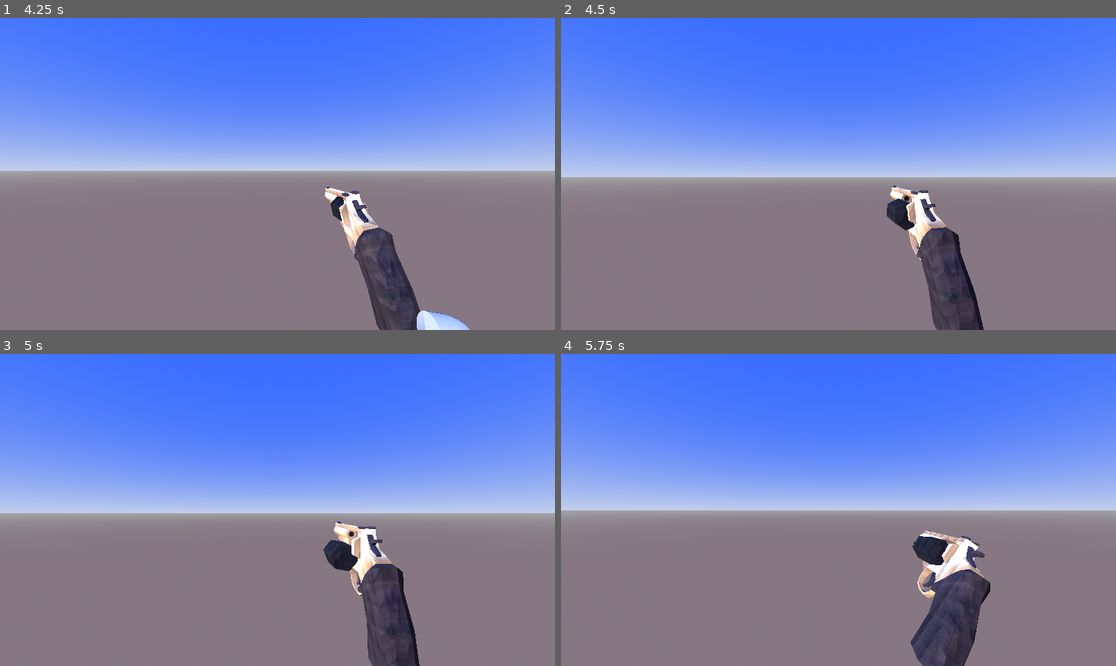
Above: before the commit, frames 1-4 (two rows, left to right).
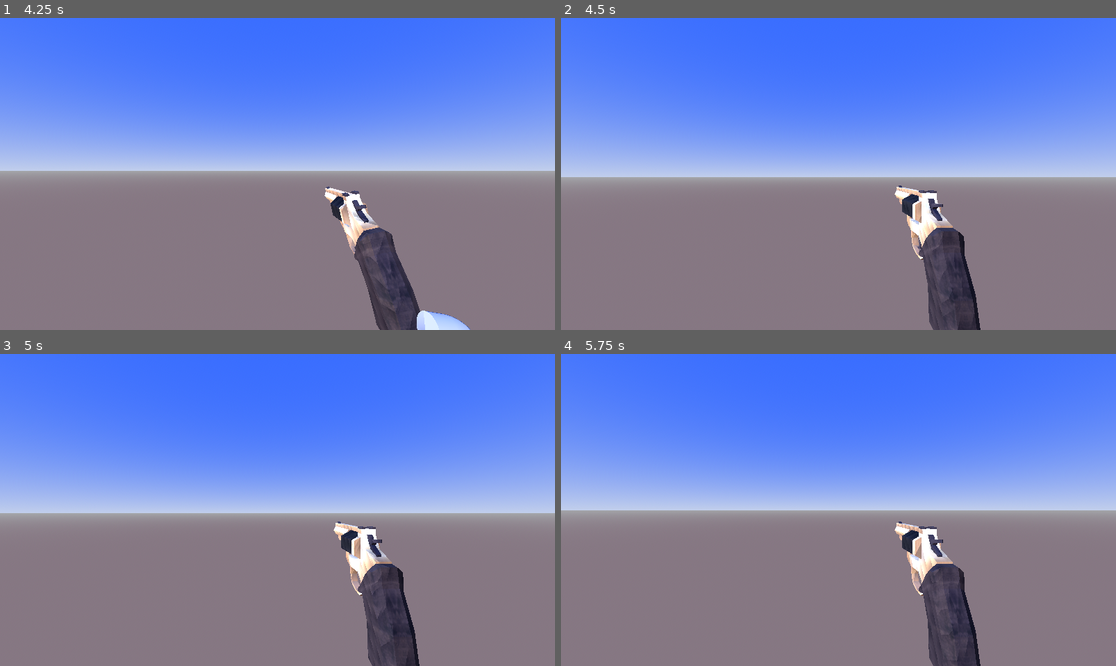
Above: after the commit, the same moments.

Repository: teachermanjeff/3dshooter2025
Game: Godot game, scene res://Range.tscn
Same seed, same stepped clock (60 frames per second), same inputs: the game is played once before the commit and once after it.
Inputs (mouse positions are in pixels of both pictures, inside the frame that each line leads up to):
- Up to frame 1 (4.25 s): tap Enter at 0.5 s; move the mouse to (305, 174) at 0.52 s; hold W (move_forward) from 0.53 s (still down); click (305, 174) at 0.6 s; tap Space (jump) at 0.77, 1.52, 3.02, 3.77 s; move the mouse to (249, 174) at 1.27 s; click (249, 174) at 1.35 s; move the mouse to (288, 167) at 2.02 s; click (288, 167) at 2.1 s; move the mouse to (271, 180) at 2.77 s; click (271, 180) at 2.85 s; move the mouse to (316, 177) at 3.52 s; click (316, 177) at 3.6 s; tap R (reload) at 4.15 s
- Up to frame 2 (4.5 s): keep holding W (move_forward); move the mouse to (794, 170) at 4.27 s; click (794, 170) at 4.35 s
- Up to frame 3 (5 s): keep holding W (move_forward); tap Space (jump) at 4.52 s
- Up to frame 4 (5.75 s): keep holding W (move_forward); move the mouse to (844, 510) at 5.02 s; click (844, 510) at 5.1 s

Frame 1 is identical in both runs. In frame 2, 1.5% of the frame differs, in the area x 58-77%, y 53-100%; in frame 3, 0.7%; in frame 4, 3.4%, in the area x 60-78%, y 53-100%.

Commit message:
fix: shooting more than ammo capacity

Diff:
--- a/gamefiles/gun.gd
+++ b/gamefiles/gun.gd
@@ -15,45 +15,41 @@
 	if event is InputEventMouseButton and event.pressed and event.button_index == MOUSE_BUTTON_LEFT and current_ammo >= 1:
 		shoot()
 
+func wait(amount):
+	await get_tree().create_timer(amount).timeout
+
 func reload():
 	is_reloading = true
 	$AnimationPlayer.play("Reload Animation")
 	$AnimationPlayer.speed_scale = 1.0
 	$ReloadClick.play()
-	await get_tree().create_timer(1.5).timeout
+	wait(1.5)
 	$ReloadClick.play()
 	current_ammo = Max_ammo
-	await get_tree().create_timer(reload_time)
+	wait(reload_time)
 	is_reloading = false
 
 func shoot():
-	if !$AnimationPlayer.is_playing():
-		await get_tree().create_timer(0.2)
-		$DryFireClick.play()
-		if can_shoot == true:
-			can_shoot = false  # Prevents immediate re-firing
-			$AnimationPlayer.play("Shooting animation")
-			$AnimationPlayer.speed_scale = 4.0
-			await get_tree().create_timer(shoot_delay).timeout
-			#if bullet_scene:
-			var bullet = bullet_scene.instantiate()
-			get_parent().add_child(bullet)
-			bullet.global_transform = $BulletSpawn.global_transform  # Correct direction
-			await get_tree().create_timer(fire_rate).timeout
-			$Gunshot.play()
-			current_ammo -= 1
-			can_shoot = true
+	if not can_shoot:
+		return
 
-		#if can_shoot == false:  THIS MAKES IT CLICK TWICE BECAUSE OF THE PREVENTING IMMEDIATE REFIREING
-		#	$DryFireClick.play()
+	can_shoot = false
+	current_ammo -= 1
+	await get_tree().create_timer(0.2)
+	$DryFireClick.play()
+	$AnimationPlayer.play("Shooting animation")
+	$AnimationPlayer.speed_scale = 4.0
+	await get_tree().create_timer(shoot_delay).timeout
+	var bullet = bullet_scene.instantiate()
+	get_parent().add_child(bullet)
+	bullet.global_transform = $BulletSpawn.global_transform
+	await get_tree().create_timer(fire_rate).timeout
+	$Gunshot.play()
+	can_shoot = true
 
 func _process(delta):
 	if Input.is_action_just_pressed("reload") and not is_reloading:
 		reload()
 	if Input.is_action_just_pressed("shoot") and not is_reloading:
 		shoot()
-	if current_ammo > 0:
-		can_shoot = true
-	if current_ammo <= 0:
-		can_shoot = false
-	#wprint(current_ammo)
+	can_shoot = true if current_ammo > 0 else false
